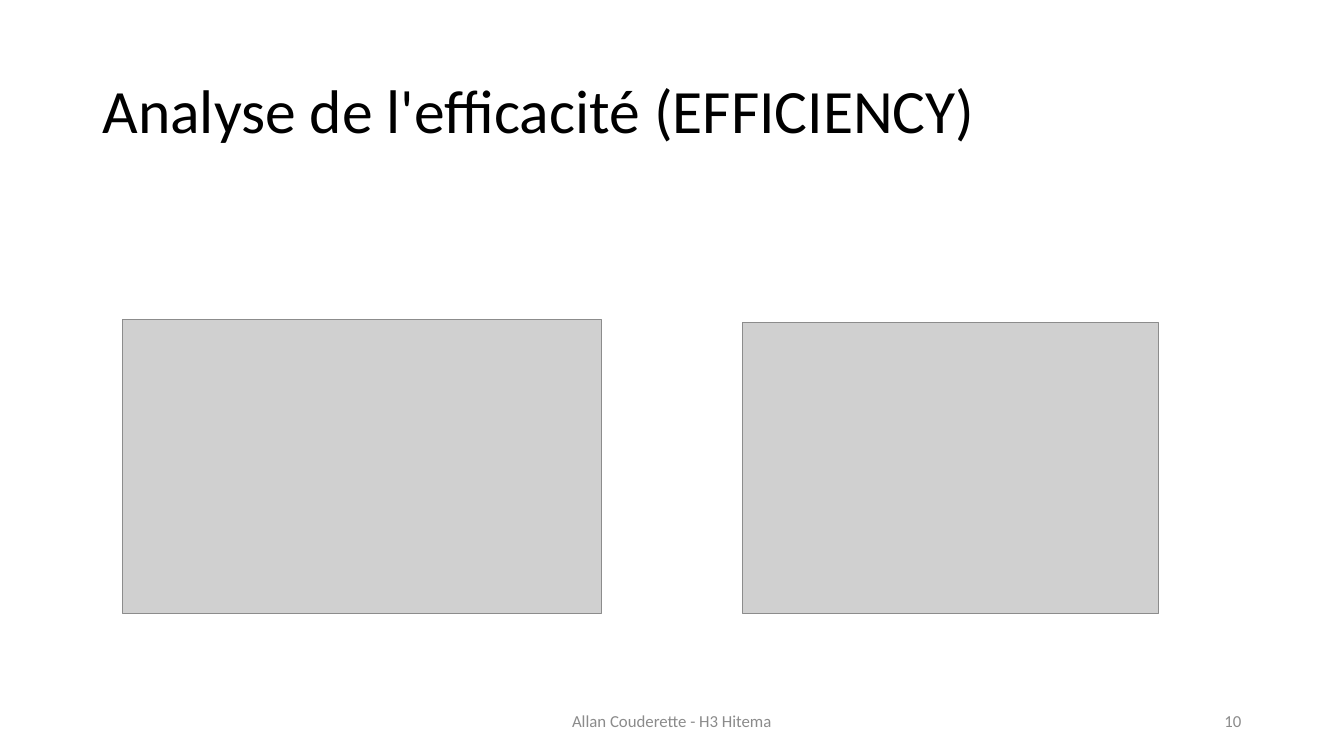
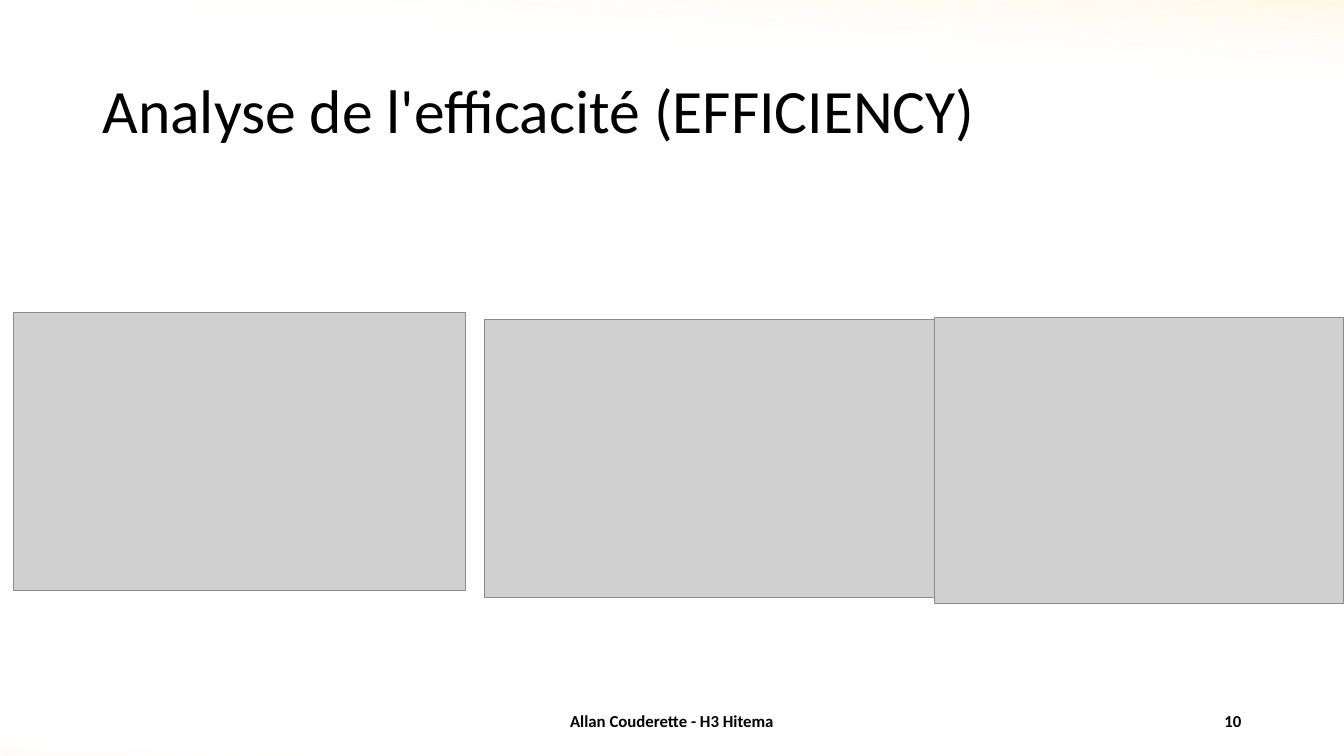
Before and after one commit to allanCouderette/ML_Solar_Power, a slide deck: slide 10 of Présentation Solar Power.pptx. Drawn at 1344x756 pixels with LibreOffice and Linux fonts; fonts in the diff are those of the drawing; grey boxes stand for pictures. Boxes give left, top, right and bottom in pixels: in the first picture for what was removed or moved away, otherwise in the second. Text is boxed around its words. In the diff, an @@ line names an element or a change of style, - is before the commit and + after.

```diff
--- a/Présentation Solar Power.pptx
+++ b/Présentation Solar Power.pptx
@@ rectangle added at (x1=0, y1=0, x2=1344, y2=756), fill gradient #FFC000 to #FFFFFF to #ED7D31 @@
@@ rectangle added at (x1=0, y1=0, x2=1344, y2=756), fill gradient #FFC000 to #FFFFFF to #ED7D31 @@
@@ picture resized from (x1=122, y1=320, x2=601, y2=614) to (x1=13, y1=313, x2=466, y2=590) @@
@@ picture added at (x1=485, y1=320, x2=935, y2=597) @@
@@ picture resized from (x1=743, y1=323, x2=1158, y2=614) to (x1=935, y1=318, x2=1344, y2=604) @@
@@ text "Allan Couderette - H3 Hitema" at (x1=570, y1=715, x2=774, y2=727): text colour #8C8C8C to #000000, bold on @@
@@ page number at (x1=1224, y1=716, x2=1241, y2=727): text colour #8C8C8C to #000000, bold on @@
```
Also in this commit, not shown: 15 other slides changed, 1 other file.
